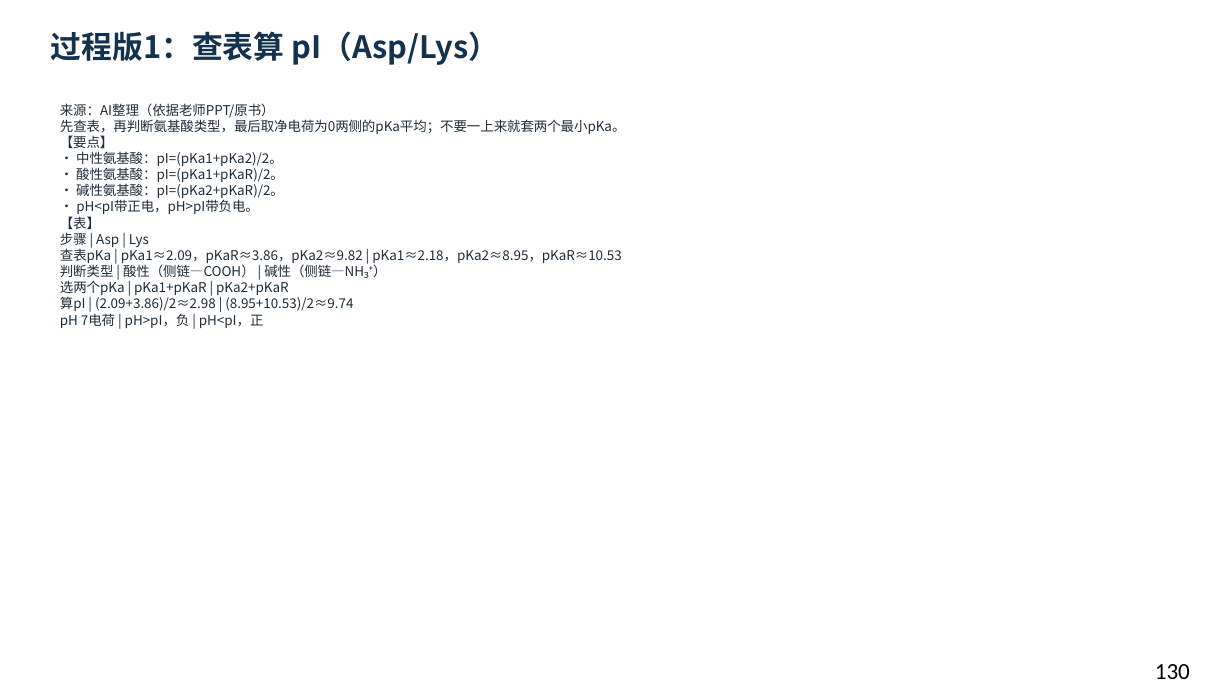
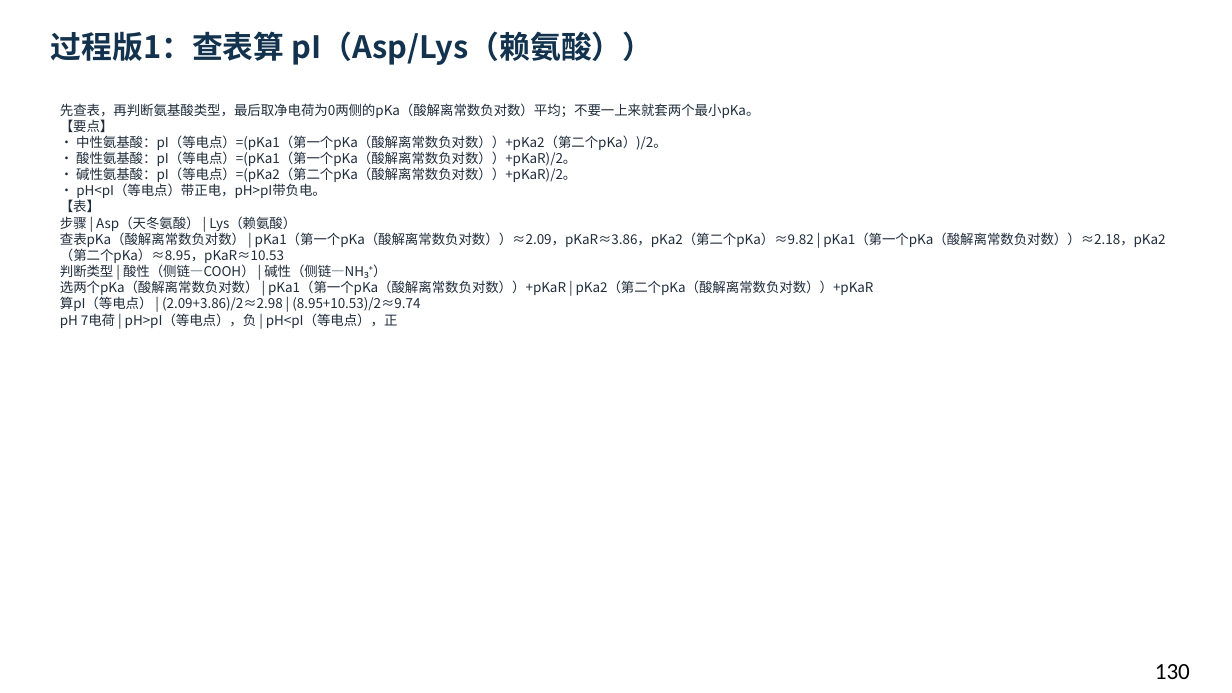
Before and after one commit to newkan-li/Biochemistry, a slide deck: slide 130 of downloads/bc02-ai-style.pptx. Drawn at 1232x693 pixels with LibreOffice and Linux fonts; fonts in the diff are those of the drawing. Boxes give left, top, right and bottom in pixels: in the first picture for what was removed or moved away, otherwise in the second. Text is boxed around its words. In the diff, an @@ line names an element or a change of style, - is before the commit and + after.

```diff
--- a/downloads/bc02-ai-style.pptx
+++ b/downloads/bc02-ai-style.pptx
@@ text at (x1=51, y1=31, x2=653, y2=65): text changed @@
-过程版1：查表算 pI（Asp/Lys）
+过程版1：查表算 pI（Asp/Lys（赖氨酸））
@@ text at (x1=60, y1=103, x2=1165, y2=328): text changed @@
-来源：AI整理（依据老师PPT/原书）
-先查表，再判断氨基酸类型，最后取净电荷为0两侧的pKa平均；不要一上来就套两个最小pKa。
-【要点】
-• 中性氨基酸：pI=(pKa1+pKa2)/2。
-• 酸性氨基酸：pI=(pKa1+pKaR)/2。
-• 碱性氨基酸：pI=(pKa2+pKaR)/2。
-• pH<pI带正电，pH>pI带负电。
-【表】
-步骤 | Asp | Lys
-查表pKa | pKa1≈2.09，pKaR≈3.86，pKa2≈9.82 | pKa1≈2.18，pKa2≈8.95，pKaR≈10.53
-判断类型 | 酸性（侧链—COOH） | 碱性（侧链—NH₃⁺）
-选两个pKa | pKa1+pKaR | pKa2+pKaR
-算pI | (2.09+3.86)/2≈2.98 | (8.95+10.53)/2≈9.74
-pH 7电荷 | pH>pI，负 | pH<pI，正
+先查表，再判断氨基酸类型，最后取净电荷为0两侧的pKa（酸解离常数负对数）平均；不要一上来就套两个最小pKa。
+【要点】
+• 中性氨基酸：pI（等电点）=(pKa1（第一个pKa（酸解离常数负对数））+pKa2（第二个pKa）)/2。
+• 酸性氨基酸：pI（等电点）=(pKa1（第一个pKa（酸解离常数负对数））+pKaR)/2。
+• 碱性氨基酸：pI（等电点）=(pKa2（第二个pKa（酸解离常数负对数））+pKaR)/2。
+• pH<pI（等电点）带正电，pH>pI带负电。
+【表】
+步骤 | Asp（天冬氨酸） | Lys（赖氨酸）
+查表pKa（酸解离常数负对数） | pKa1（第一个pKa（酸解离常数负对数））≈2.09，pKaR≈3.86，pKa2（第二个pKa）≈9.82 | pKa1（第一个pKa（酸解离常数负对数））≈2.18，pKa2（第二个pKa）≈8.95，pKaR≈10.53
+判断类型 | 酸性（侧链—COOH） | 碱性（侧链—NH₃⁺）
+选两个pKa（酸解离常数负对数） | pKa1（第一个pKa（酸解离常数负对数））+pKaR | pKa2（第二个pKa（酸解离常数负对数））+pKaR
+算pI（等电点） | (2.09+3.86)/2≈2.98 | (8.95+10.53)/2≈9.74
+pH 7电荷 | pH>pI（等电点），负 | pH<pI（等电点），正
```
Also in this commit, not shown: 150 other slides changed, 3 other files.
